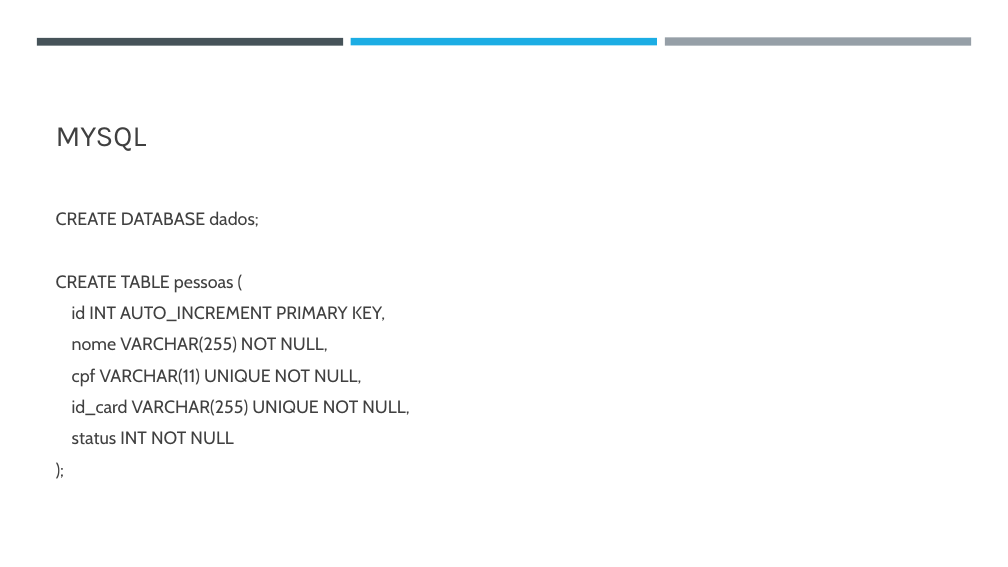
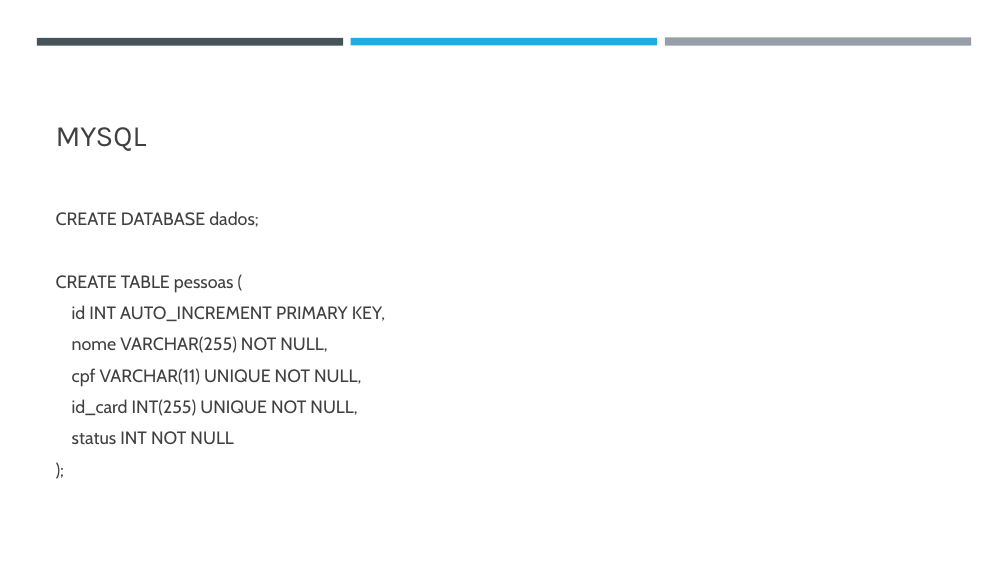
Before and after one commit to leoguilhon/RFID_Card_System, a slide deck: slide 8 of SISTEMA DE CONTROLE DE ACESSO.pptx. Drawn at 1008x567 pixels with LibreOffice and Linux fonts; fonts in the diff are those of the drawing. Boxes give left, top, right and bottom in pixels: in the first picture for what was removed or moved away, otherwise in the second. Text is boxed around its words. In the diff, an @@ line names an element or a change of style, - is before the commit and + after.

Commit message:
v2.2
Inclusão de verificação por CPF válido e alteração do id_card para INT

```diff
--- a/SISTEMA DE CONTROLE DE ACESSO.pptx
+++ b/SISTEMA DE CONTROLE DE ACESSO.pptx
@@ text at bbox=[72, 399, 357, 416]: text changed @@
-id_card VARCHAR(255) UNIQUE NOT NULL,
+id_card INT(255) UNIQUE NOT NULL,
```
Also in this commit, not shown: 1 other slide changed, 2 other files.
